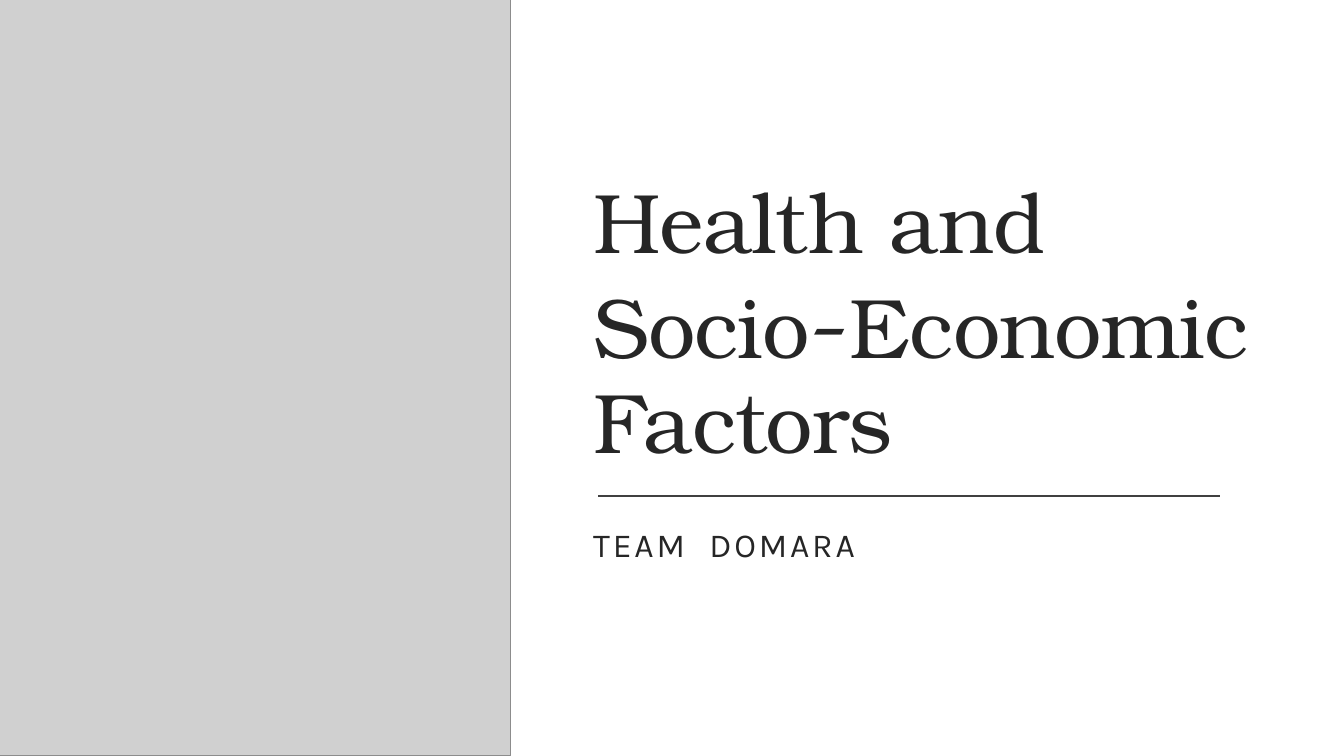
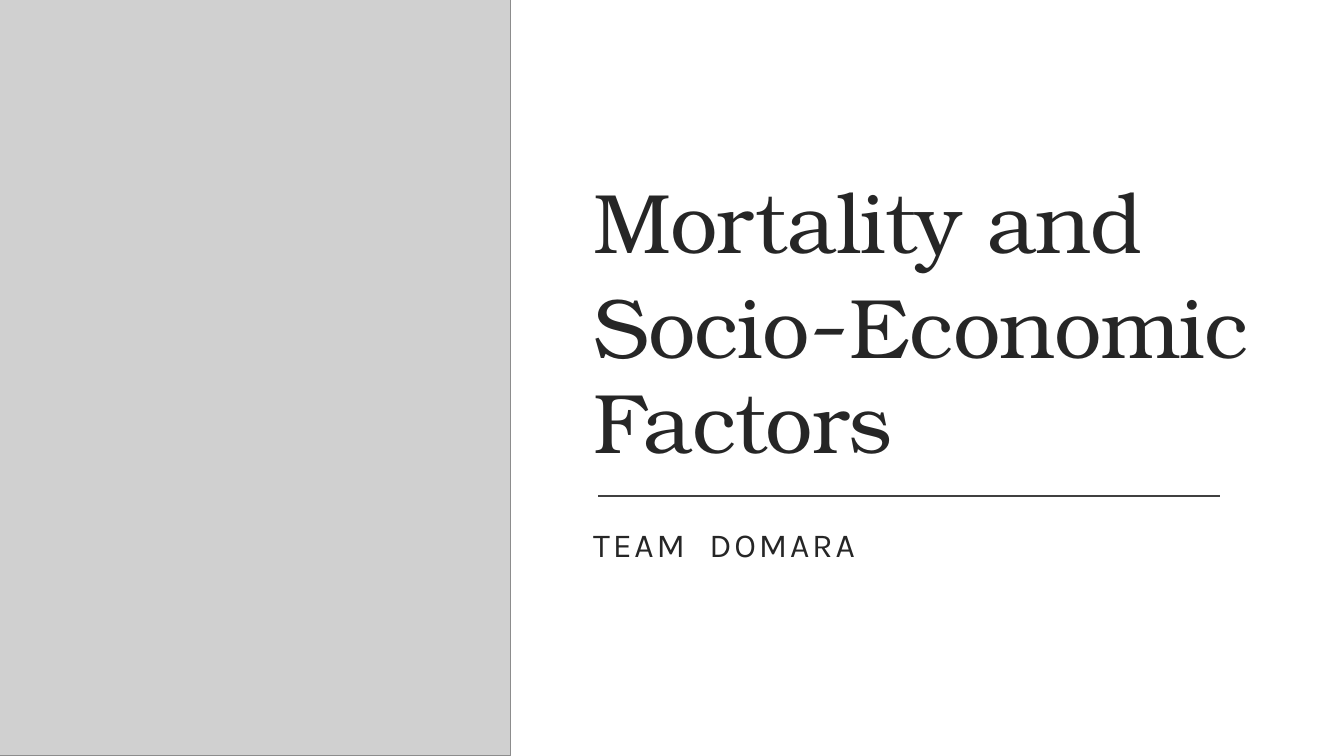
Before and after one commit to mdpickett2/pushnpull, a slide deck: slide 1 of Health and Socio-Economic Factors.pptx. Drawn at 1344x756 pixels with LibreOffice and Linux fonts; fonts in the diff are those of the drawing; grey boxes stand for pictures. Boxes give left, top, right and bottom in pixels: in the first picture for what was removed or moved away, otherwise in the second. Text is boxed around its words. In the diff, an @@ line names an element or a change of style, - is before the commit and + after.

```diff
--- a/Health and Socio-Economic Factors.pptx
+++ b/Health and Socio-Economic Factors.pptx
@@ title at (593, 192, 1248, 454): text changed @@
-Health and Socio-Economic Factors
+Mortality and Socio-Economic Factors
```
Also in this commit, not shown: 14 other slides changed, 11 slides added, 11 slides removed, 3 other files.
